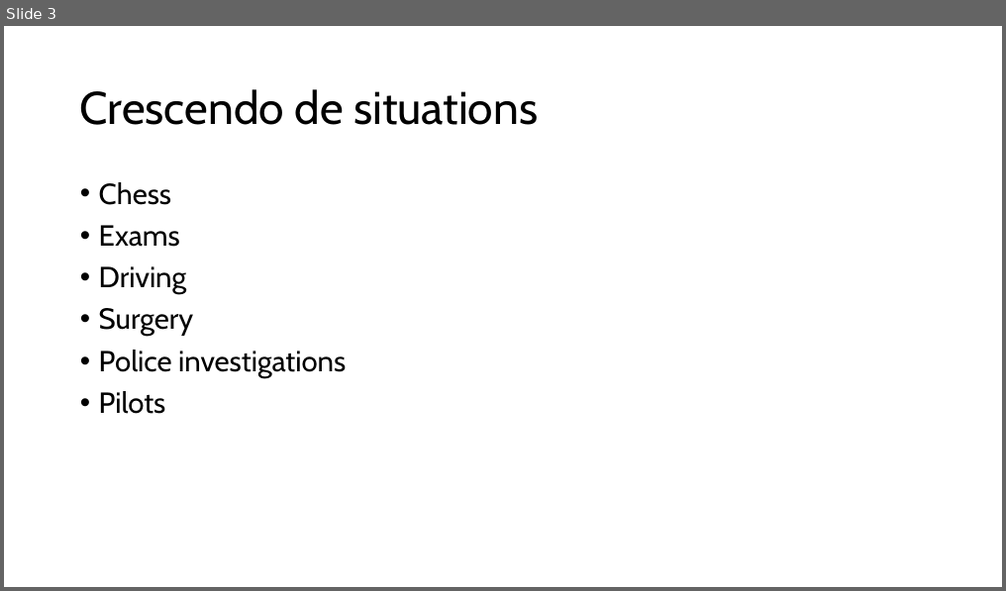
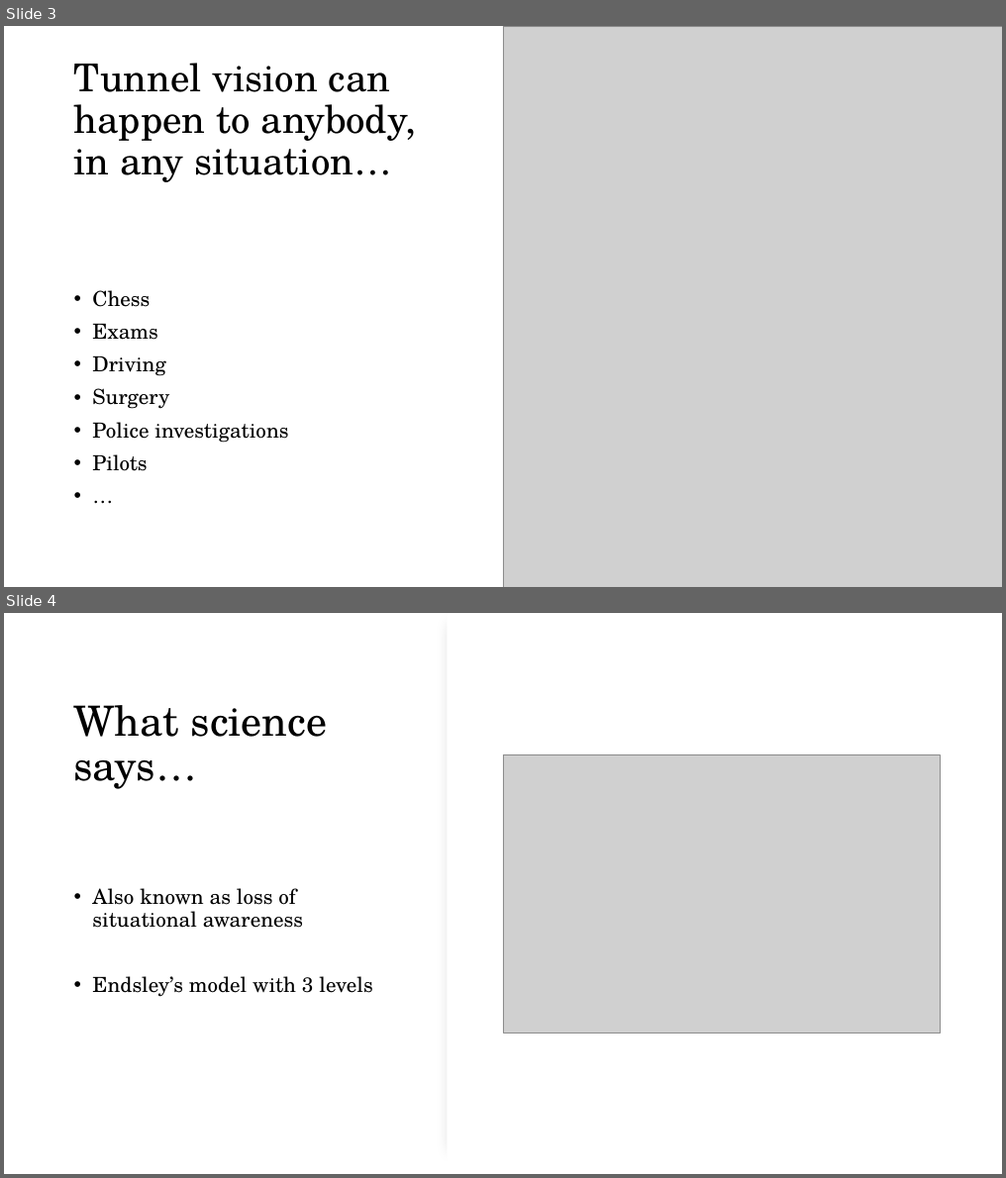
Before and after one commit to astarus-pyxis/flight-simulator, a slide deck: Tunnel vision.pptx. Shown one above the other, each under a label of ours: slide 3 before the commit, slides 3 and 4 after it. The pictures are 1006x591 and 1006x1178 pixels, drawn with LibreOffice and Linux fonts; fonts in the diff are those of the drawing; grey boxes stand for pictures. Boxes give left, top, right and bottom in pixels: in the first picture for what was removed or moved away, otherwise in the second. Text is boxed around its words. In the diff, an @@ line names an element or a change of style, - is before the commit and + after.

```diff
--- a/Tunnel vision.pptx
+++ b/Tunnel vision.pptx
@@ slide 4 added at (4, 613, 1002, 1174), background #FFFFFF @@
@@ rectangle added at (448, 613, 1002, 1174), fill #FFFFFF @@
@@ title added at (74, 705, 328, 789), 40 pt, text #000000 @@
+What science says…
@@ picture added at (503, 755, 940, 1033) @@
@@ text added at (92, 888, 372, 997), 20 pt, text #000000 @@
+• Also known as loss of situational awareness
+• Endsley’s model with 3 levels
@@ slide 3 changed as well @@
@@ rectangle added at (4, 26, 702, 213), fill #FFFFFF @@
@@ picture added at (503, 26, 1002, 587) @@
@@ title at (74, 63, 416, 182): text changed; size 44 to 37 pt; font Cabin to TeX Gyre Schola @@
-Crescendo de situations
+Tunnel vision can happen to anybody, in any situation…
@@ text at (92, 290, 288, 472): paragraph added @@
+• …
@@ text "Chess": place and size @@
-text "Chess" at (99, 182, 346, 414)
+text "Chess" at (92, 290, 288, 472)
@@ text "Chess" at (92, 290, 288, 472): vertical alignment top to middle @@
@@ text at (92, 290, 288, 472): size 28 to 20 pt, font Cabin to TeX Gyre Schola @@
```
Also in this commit, not shown: 1 other slide changed, 1 other slide added, 2 slides removed.
